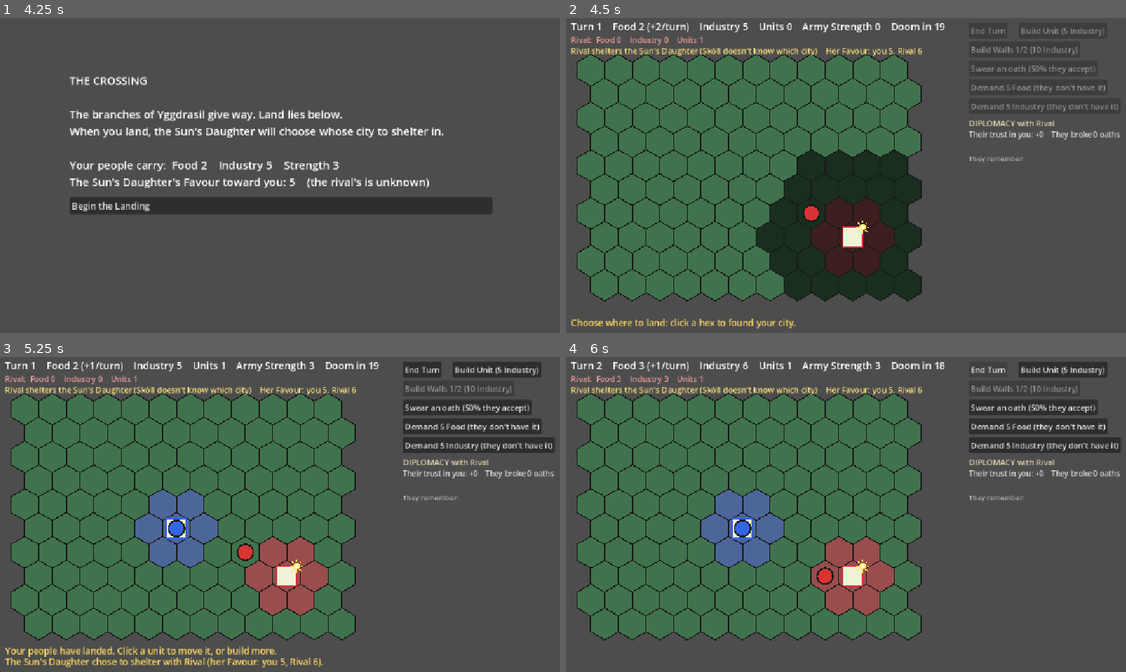
Above: before the commit, frames 1-4 (two rows, left to right).
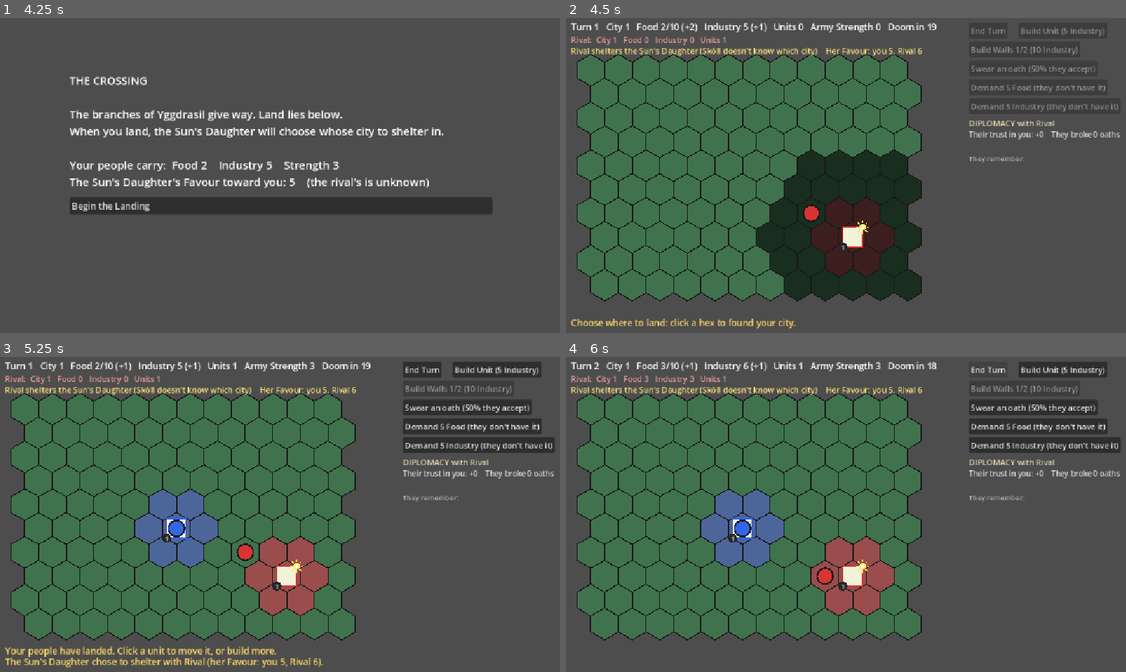
Above: after the commit, the same moments.

Repository: BnanaSkully/after-ragnorok-prototype
Game: Godot game, scene res://main.tscn
Same seed, same stepped clock (60 frames per second), same inputs: the game is played once before the commit and once after it.
Inputs (mouse positions are in pixels of both pictures, inside the frame that each line leads up to):
- Up to frame 1 (4.25 s): tap Enter at 0.5 s; move the mouse to (408, 156) at 0.52 s; click (408, 156) at 0.67 s; click "Save the food stores (Food +3…" at 1.25 s; click "Strip it for tools (Industry …" at 2 s; click "Stand and fight so the others…" at 2.75 s; click "Share your food with her (Foo…" at 3.5 s
- Up to frame 2 (4.5 s): click "Begin the Landing" at 4.25 s
- Up to frame 3 (5.25 s): tap Space at 5 s; move the mouse to (168, 530) at 5.02 s; click (168, 530) at 5.17 s
- Up to frame 4 (6 s): click "End Turn" at 5.75 s

Frame 1 is identical in both runs. In frame 2, 1.2% of the frame differs, in the area x 0-68%, y 1-74%; in frame 3, 1.3%; in frame 4, 1.3%, in the area x 0-68%, y 1-75%.

Commit message:
Add city growth from surplus Food (standard 4X)
A city starts at population 1. When its stored Food reaches the growth
cost (10, then 15, 20...) and its Food isn't falling, it grows by 1 and
the Food is used up. Each extra population makes +1 Food and +1
Industry a turn. Without this, the faction not sheltering the Sun's
Daughter sat at +0 Food with two units and could never grow.

The top bar shows city size, Food toward the next growth and Industry
per turn; each city has a small population badge. Top-bar text is a
little smaller so it no longer runs under the End Turn button.

Measured over 400 games: the player's city falls in 22% of games
without the Daughter and 26% with her.

Co-Authored-By: Claude Opus 5.5 <noreply@anthropic.com>
Claude-Session: https://claude.ai/code/session_01Kpeg7E5nkYcPnqopYPPAon

Diff:
--- a/faction.gd
+++ b/faction.gd
@@ -15,6 +15,7 @@
 var industry := 0
 var favour := 0 # how much the Sun's Daughter trusts this faction (0 to 10)
 var walls := 0 # city wall level (each level adds defence)
+var population := 1 # city size: grows from surplus Food, each extra point makes +1 Food and +1 Industry
 var pact_word := "oath" # what this faction calls a sworn agreement (Norse factions swear oaths)
 
 func _init(p_name: String, p_territory: Color, p_unit: Color, p_city: Vector2i) -> void:
--- a/main.gd
+++ b/main.gd
@@ -17,6 +17,8 @@
 const CITY_FOOD := 2 # Food a city produces each turn
 const CITY_INDUSTRY := 1 # Industry a city produces each turn
 const UNIT_FOOD_UPKEEP := 1 # Food each unit eats each turn
+const GROWTH_BASE := 10 # Food stored to grow from population 1 to 2...
+const GROWTH_STEP := 5 # ...and each later growth costs this much more
 const WALL_COST := 10 # Industry per wall level
 const WALL_DEFENCE := 4 # city defence each wall level adds
 const MAX_WALLS := 2
@@ -231,12 +233,14 @@
 		if f.city_pos == NO_CELL:
 			continue # this faction's city has fallen; it's out of the game
 		f.food += food_change(f)
-		f.industry += CITY_INDUSTRY
+		f.industry += CITY_INDUSTRY + (f.population - 1)
 		if daughter.shelters_with(f):
 			f.industry += SunDaughter.INDUSTRY
 		var starved := f.food < 0
 		if starved:
 			starve(f)
+		else:
+			grow(f)
 		if daughter.shelters_with(f):
 			var verdict := daughter.judge_feeding(starved)
 			if verdict != "":
@@ -271,10 +275,26 @@
 # --- Food -------------------------------------------------------------------
 # Food made by the city (and the Daughter's bonus) minus what the army eats.
 func food_change(f: Faction) -> int:
-	var made := CITY_FOOD
+	var made := CITY_FOOD + (f.population - 1) # each extra population works more fields
 	if daughter.shelters_with(f):
 		made += SunDaughter.FOOD
 	return made - f.units.size() * UNIT_FOOD_UPKEEP
+
+func industry_change(f: Faction) -> int:
+	return CITY_INDUSTRY + (f.population - 1) + (SunDaughter.INDUSTRY if daughter.shelters_with(f) else 0)
+
+# City growth (the usual 4X rule): when stored Food reaches the growth cost and
+# the city isn't losing Food, the city grows by 1 and the cost is used up.
+func growth_cost(f: Faction) -> int:
+	return GROWTH_BASE + (f.population - 1) * GROWTH_STEP
+
+func grow(f: Faction) -> void:
+	if f.food < growth_cost(f) or food_change(f) < 0:
+		return
+	f.food -= growth_cost(f)
+	f.population += 1
+	if f == player:
+		add_message("Your city grew to population %d: +1 Food and +1 Industry a turn." % f.population)
 
 # Not enough Food: stores stay at 0 and one unit deserts (the one farthest
 # from the city, so the garrison stays).
@@ -620,6 +640,9 @@
 			draw_rect(Rect2(cc - Vector2(25, 25), Vector2(50, 50)), Color(0.55, 0.55, 0.6), false, 3.0 * f.walls)
 		draw_rect(Rect2(cc - Vector2(20, 20), Vector2(40, 40)), Color(0.95, 0.95, 0.85))
 		draw_rect(Rect2(cc - Vector2(20, 20), Vector2(40, 40)), f.unit_color, false, 3.0)
+		# city size: a small badge on the bottom-left corner, so a unit in the city doesn't hide it
+		draw_circle(cc + Vector2(-20, 20), 9.0, Color(0.15, 0.15, 0.15))
+		draw_string(ThemeDB.fallback_font, cc + Vector2(-29, 25), str(f.population), HORIZONTAL_ALIGNMENT_CENTER, 18, 14, Color.WHITE)
 		if daughter.shelters_with(f):
 			draw_sun(cc + Vector2(20, -20), 7.0) # a little sun on the city sheltering her
 
@@ -647,9 +670,9 @@
 			draw_circle(sc, r * 0.28, Color(1.0, 0.9, 0.3))
 
 	var font := ThemeDB.fallback_font
-	var info := "Turn %d    Food %d (%+d/turn)    Industry %d    Units %d    Army Strength %d    Doom in %d" % [turn, player.food, food_change(player), player.industry, player.units.size(), diplomacy.army_power(player), DOOM_TURN - turn]
-	draw_string(font, Vector2(20, 35), info, HORIZONTAL_ALIGNMENT_LEFT, -1, 20)
-	var rival_info := "Rival:  Food %d    Industry %d    Units %d" % [rival.food, rival.industry, rival.units.size()]
+	var info := "Turn %d   City %d   Food %d/%d (%+d)   Industry %d (%+d)   Units %d   Army Strength %d   Doom in %d" % [turn, player.population, player.food, growth_cost(player), food_change(player), player.industry, industry_change(player), player.units.size(), diplomacy.army_power(player), DOOM_TURN - turn]
+	draw_string(font, Vector2(20, 35), info, HORIZONTAL_ALIGNMENT_LEFT, -1, 18)
+	var rival_info := "Rival:  City %d   Food %d   Industry %d   Units %d" % [rival.population, rival.food, rival.industry, rival.units.size()]
 	if rival.city_pos == NO_CELL:
 		rival_info = "Rival:  city destroyed"
 	draw_string(font, Vector2(20, 60), rival_info, HORIZONTAL_ALIGNMENT_LEFT, -1, 16, Color(0.9, 0.6, 0.6))
Not shown, changed: CLAUDE.md
